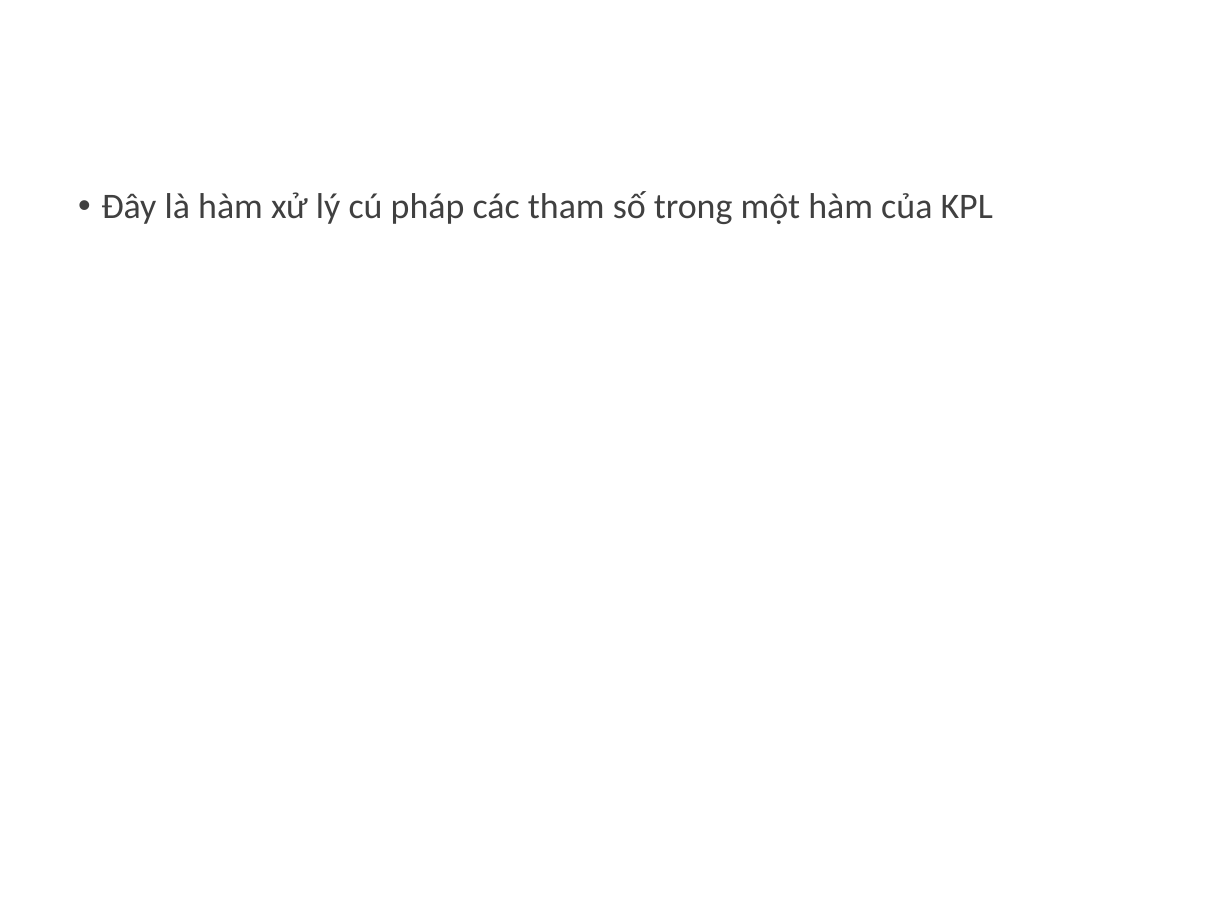
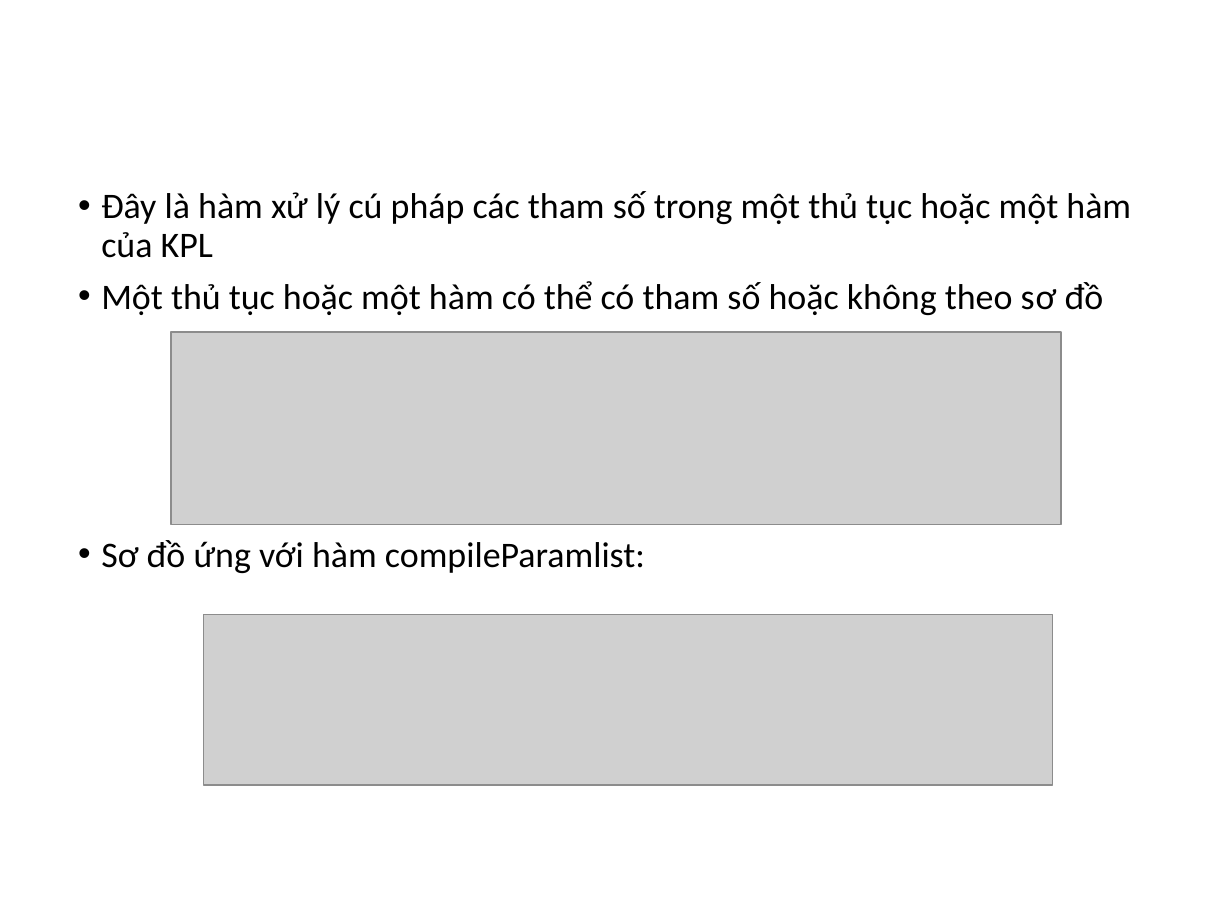
Before and after one commit to dangxuanvuong98/kpl-parser, a slide deck: slide 18 of BaoCao/Nhom3.pptx. Drawn at 1232x924 pixels with LibreOffice and Linux fonts; fonts in the diff are those of the drawing; grey boxes stand for pictures; background and template pictures are left out. Boxes give left, top, right and bottom in pixels: in the first picture for what was removed or moved away, otherwise in the second. Text is boxed around its words. In the diff, an @@ line names an element or a change of style, - is before the commit and + after.

Commit message:
Add Info for compileParams function in report

```diff
--- a/BaoCao/Nhom3.pptx
+++ b/BaoCao/Nhom3.pptx
@@ text at box(101, 191, 1131, 573): text changed; text colour #404040 to #000000 @@
-• Đây là hàm xử lý cú pháp các tham số trong một hàm của KPL
+• Đây là hàm xử lý cú pháp các tham số trong một thủ tục hoặc một hàm của KPL
+• Một thủ tục hoặc một hàm có thể có tham số hoặc không theo sơ đồ
+• Sơ đồ ứng với hàm compileParamlist:
@@ picture added at box(171, 331, 1061, 524) @@
@@ picture added at box(203, 615, 1052, 785) @@
```
Also in this commit, not shown: 4 other slides changed, 3 slides added, 1 slide removed, 1 other file.
